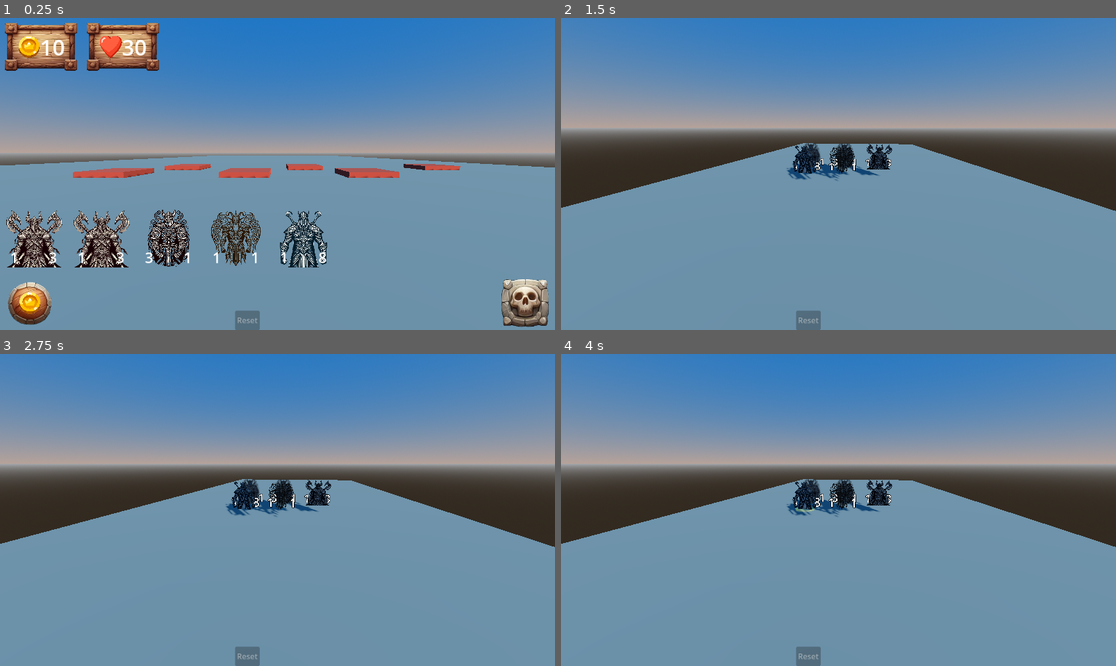
Above: before the commit, frames 1-4 (two rows, left to right).
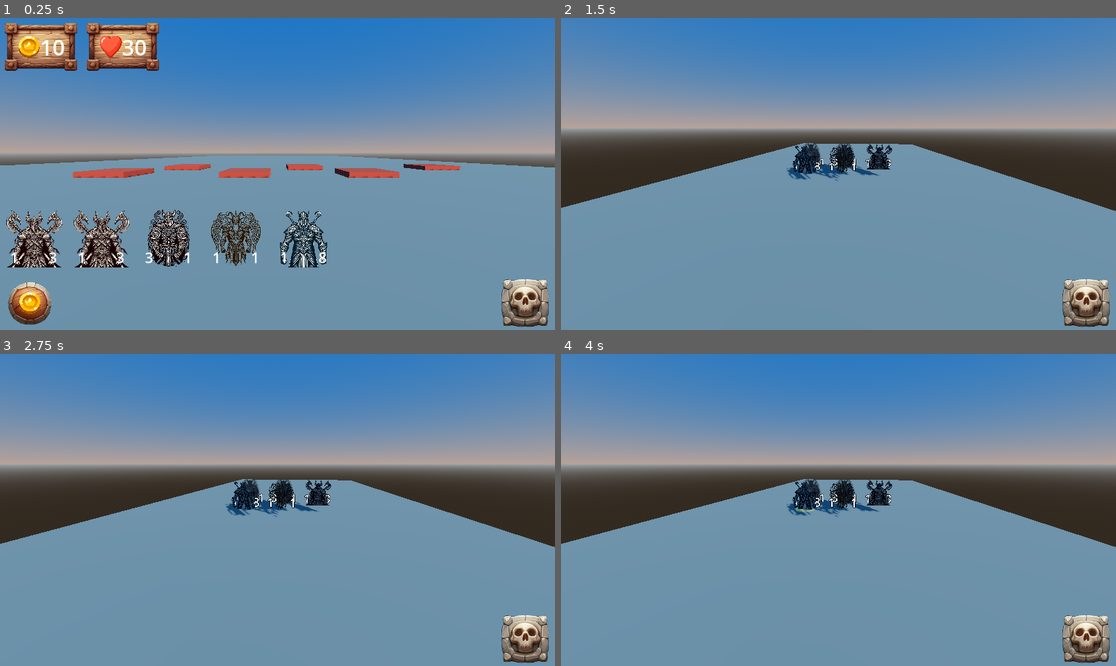
Above: after the commit, the same moments.

Repository: AndreMoukarzel/Auto-Battler
Game: Godot game, scene res://connector.tscn
Two runs of this game, one before a commit and one after it. Both use one fixed random seed, a clock stepped at 60 frames per second and the inputs below. This scene is started directly instead of the project's main scene.
Inputs (mouse positions are in pixels of both pictures, inside the frame that each line leads up to):
- Up to frame 1 (0.25 s): no input
- Up to frame 2 (1.5 s): click (588, 301) at 0.5 s; click (1088, 301) at 1.25 s
- Up to frame 3 (2.75 s): tap Enter at 2 s; move the mouse to (399, 494) at 2.02 s; click (399, 494) at 2.17 s
- Up to frame 4 (4 s): tap Space at 2.75 s; move the mouse to (727, 525) at 2.77 s; click (727, 525) at 2.92 s; move the mouse to (894, 441) at 3.52 s; click (894, 441) at 3.67 s

The runs differ from the first frame. In frame 1, 0.3% of the frame differs, in the area x 42-47%, y 93-100%; in frame 2, 1.5%, in the area x 42-99%, y 83-100%; in frame 3, 1.5%; in frame 4, 1.5%.

Commit message:
Add Battle to Buy Phase transition
Bug found: Units don't die to pre-battle damage effects

Diff:
--- a/buy/buy_phase.gd
+++ b/buy/buy_phase.gd
@@ -11,12 +11,10 @@
 		$HUD/Info/Money/Label.text = str(money)
 
 
-func _on_reroll_button_up():
-	if money >= 3:
-		money -= 3
-		$PlayerHand/Store.clear()
-		$PlayerHand/Store.refill()
-
+func reset():
+	money = 10
+	$PlayerHand/Store.clear()
+	$PlayerHand/Store.refill()
 
 ## Since duplicate() does not copy the script's variable values, we must copy
 ## those values manually.
@@ -46,5 +44,12 @@
 	return units_copy
 
 
+func _on_reroll_button_up():
+	if money >= 3:
+		money -= 3
+		$PlayerHand/Store.clear()
+		$PlayerHand/Store.refill()
+
+
 func _on_to_battle_button_up():
 	emit_signal("to_battle")
--- a/combat/battle.gd
+++ b/combat/battle.gd
@@ -1,13 +1,11 @@
 extends Node3D
 
 
+signal battle_done
+
 
 func _on_battlefield_battle_done():
-	$BattleUI/Buttons/Reset.disabled = false
-
-
-func _on_reset_pressed():
-	$BattleUI/Buttons/Reset.disabled = true
+	emit_signal("battle_done")
 
 
 func setup_armies(player_units: Array, enemy_units: Array):
--- a/combat/battle.tscn
+++ b/combat/battle.tscn
@@ -38,37 +38,8 @@
 light_energy = 1.175
 shadow_enabled = true
 
-[node name="BattleUI" type="Control" parent="."]
-layout_mode = 3
-anchors_preset = 15
-anchor_right = 1.0
-anchor_bottom = 1.0
-grow_horizontal = 2
-grow_vertical = 2
-mouse_filter = 2
-
-[node name="Buttons" type="HBoxContainer" parent="BattleUI"]
-layout_mode = 1
-anchors_preset = 7
-anchor_left = 0.5
-anchor_top = 1.0
-anchor_right = 0.5
-anchor_bottom = 1.0
-offset_left = -88.0
-offset_top = -40.0
-offset_right = 88.0
-grow_horizontal = 2
-grow_vertical = 0
-theme_override_constants/separation = 5
-
-[node name="Reset" type="Button" parent="BattleUI/Buttons"]
-layout_mode = 2
-disabled = true
-text = "Reset"
-
 [node name="BattleTimer" type="Timer" parent="."]
 wait_time = 0.6
 
 [connection signal="battle_done" from="Battlefield" to="." method="_on_battlefield_battle_done"]
-[connection signal="pressed" from="BattleUI/Buttons/Reset" to="." method="_on_reset_pressed"]
 [connection signal="timeout" from="BattleTimer" to="." method="_on_battle_timer_timeout"]
--- a/connector.gd
+++ b/connector.gd
@@ -15,6 +15,20 @@
 	$BuyPhase/Camera3D.current = false
 	$Battle/Camera3D.current = true
 	$Battle.setup_armies(player_units, enemy_units)
+	$BattleUI.show()
+
+
+func _on_battle_to_buy_phase():
+	$BattleUI.hide()
+	$Battle.hide()
+
+	$Battle/Camera3D.current = false
+	$BuyPhase/Camera3D.current = true
+
+	$BuyPhase.reset()
+	$BuyPhase.show()
+	$BuyPhase/HUD.show()
+	$BuyPhase/PlayerHand.show()
 
 
 func get_enemy_units():
@@ -28,3 +42,11 @@
 		else:
 			instanced_units.append(null)
 	return instanced_units
+
+
+func _on_battle_battle_done():
+	$BattleUI/EndBattle.disabled = false
+
+
+func _on_end_battle_button_up():
+	_on_battle_to_buy_phase()
--- a/connector.tscn
+++ b/connector.tscn
@@ -1,8 +1,9 @@
-[gd_scene load_steps=4 format=3 uid="uid://dk0c44ovx1q1n"]
+[gd_scene load_steps=5 format=3 uid="uid://dk0c44ovx1q1n"]
 
 [ext_resource type="Script" path="res://connector.gd" id="1_7h6dw"]
 [ext_resource type="PackedScene" uid="uid://bilpjgchhx7ns" path="res://buy/buy_phase.tscn" id="1_diixu"]
 [ext_resource type="PackedScene" uid="uid://bdfet3llmdvi8" path="res://combat/battle.tscn" id="2_h1hjm"]
+[ext_resource type="Texture2D" uid="uid://bcl1it1455x6u" path="res://buy/ui-sprites/shield_dead.png" id="4_4fhj7"]
 
 [node name="Connector" type="Node3D"]
 script = ExtResource("1_7h6dw")
@@ -12,4 +13,32 @@
 [node name="Battle" parent="." instance=ExtResource("2_h1hjm")]
 visible = false
 
+[node name="BattleUI" type="Control" parent="."]
+visible = false
+layout_mode = 3
+anchors_preset = 15
+anchor_right = 1.0
+anchor_bottom = 1.0
+grow_horizontal = 2
+grow_vertical = 2
+mouse_filter = 2
+
+[node name="EndBattle" type="TextureButton" parent="BattleUI"]
+layout_mode = 1
+anchors_preset = -1
+anchor_left = 0.99
+anchor_top = 0.99
+anchor_right = 0.99
+anchor_bottom = 0.99
+offset_left = -100.0
+offset_top = -100.0
+grow_horizontal = 0
+grow_vertical = 0
+disabled = true
+texture_normal = ExtResource("4_4fhj7")
+ignore_texture_size = true
+stretch_mode = 0
+
 [connection signal="to_battle" from="BuyPhase" to="." method="_on_buy_phase_to_battle"]
+[connection signal="battle_done" from="Battle" to="." method="_on_battle_battle_done"]
+[connection signal="button_up" from="BattleUI/EndBattle" to="." method="_on_end_battle_button_up"]
